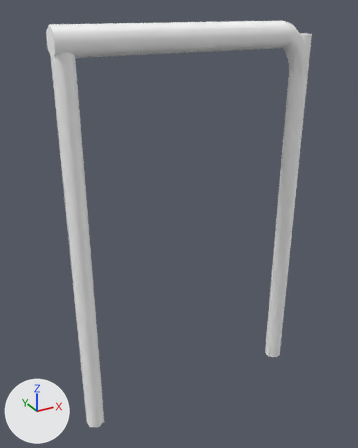
A saved change to the Blender file assets/mtrsteamloco/eyecandies/barsa/main.blend.
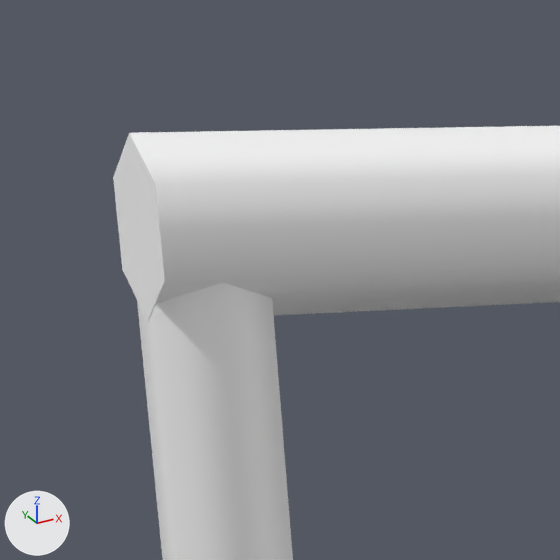
The first picture shows the older version from a 50 mm camera at (-0.984, -1.657, 1.703) aimed at (-0.048, 0.044, 0.853). The close-ups show both versions on the part from 7% to 36% of the width and 0% to 23% of the height of that picture; other places that the commit changed are outside them. Arrows for +X, +Y and +Z are at lower left; the lights stay in place. The same objects are shown in both versions, whatever each file hides.

Before the edit, the objects in view are built like this:
```python
ob_贝塞尔曲线_002 = bpy.data.objects.new('贝塞尔曲线.002', cu_贝塞尔曲线_002)
ob_贝塞尔曲线_002.location = (-0.5, 0.0, 0.5)
ob_贝塞尔曲线_002.rotation_euler = (0.0, 1.571, 0.0)  # degrees (0, 90, 0)
ob_贝塞尔曲线_034 = bpy.data.objects.new('贝塞尔曲线.034', cu_贝塞尔曲线_016)
ob_贝塞尔曲线_034.location = (0.5, 0.0, 0.5)
ob_贝塞尔曲线_034.rotation_euler = (0.0, 1.571, 0.0)  # degrees (0, 90, 0)
```
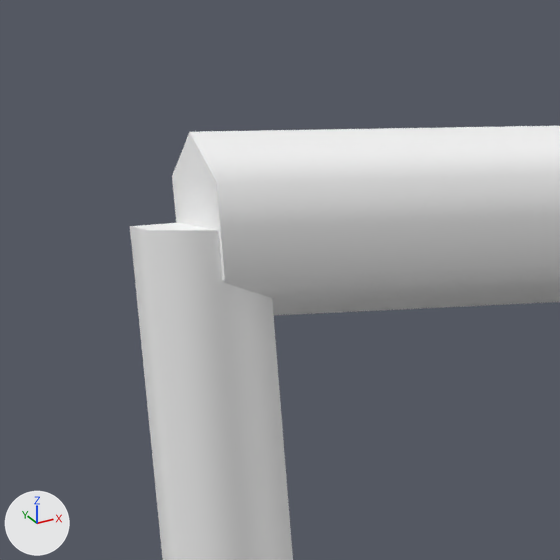
Pixel boxes (x1, y1, x2, y2) of what changed, in the close-ups (560 x 560 px):
'贝塞尔曲线.034', reshaped: before (113, 126, 560, 321); after (172, 126, 560, 315)

The change, as a list of edits to the scene's bpy script:
```text
Change cu_贝塞尔曲线_016:
    where _sp = cu_贝塞尔曲线_016.splines.new('BEZIER'); _sp.bezier_points.add(1)
    remove _sp.bezier_points.foreach_set('co', [-1.1, 0.0, -1.035, -1.1, 0.0, -0.1])
    remove _sp.bezier_points.foreach_set('handle_left', [-1.1, 0.0, -1.57, -1.1, 0.0, -0.635])
    remove _sp.bezier_points.foreach_set('handle_right', [-1.1, 0.0, -0.5, -1.1, 0.0, -0.0544])
    add _sp.bezier_points.foreach_set('co', [-1.1, 0.0, -1.0, -1.1, 0.0, -0.1])
    add _sp.bezier_points.foreach_set('handle_left', [-1.1, 0.0, -1.535, -1.1, 0.0, -0.635])
    add _sp.bezier_points.foreach_set('handle_right', [-1.1, 0.0, -0.465, -1.1, 0.0, -0.0544])
```
